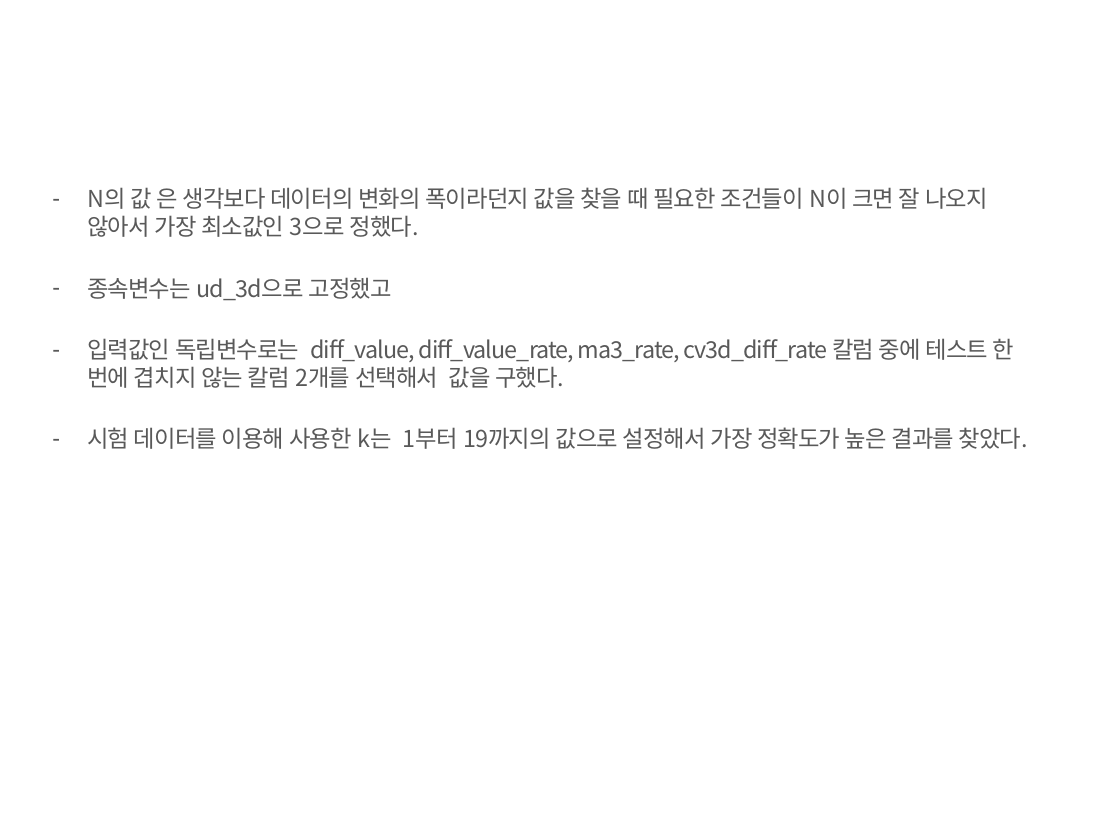
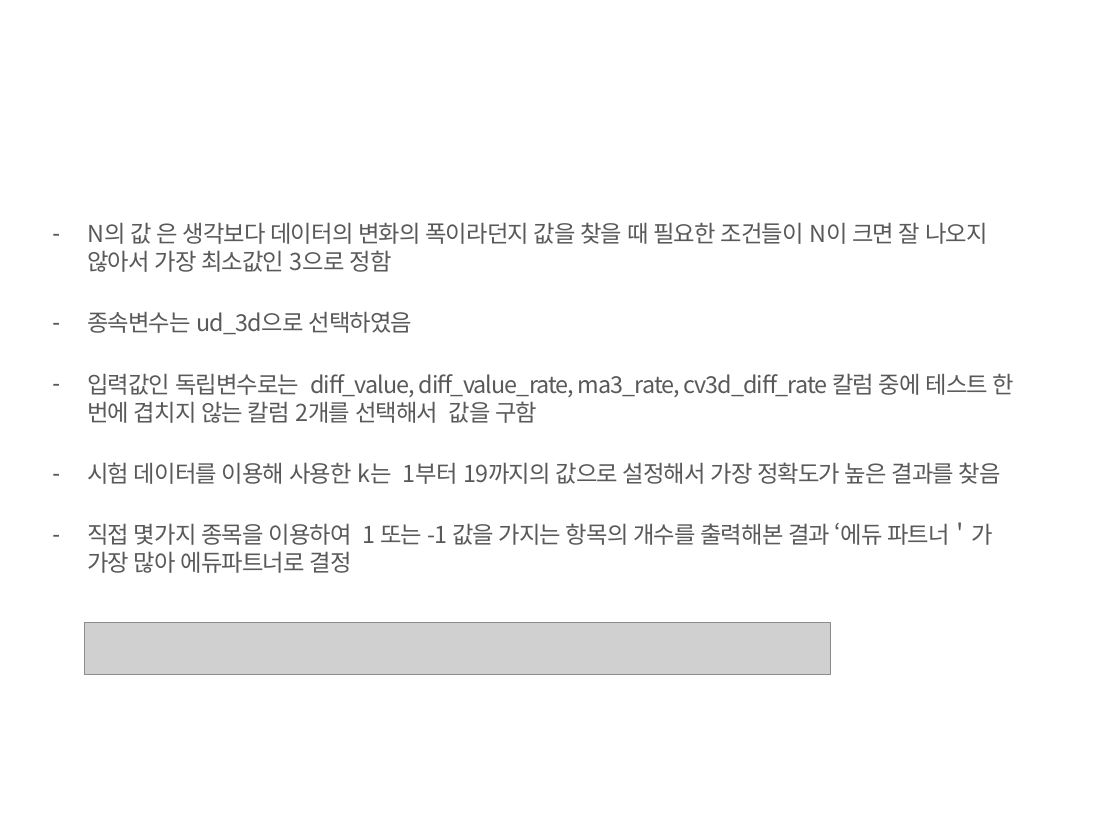
Before and after one commit to leeyunbo/stock_data_knn, a slide deck: slide 5 of practices/빅데이터 팀프로젝트.pptx (slide 4 before the commit). Drawn at 1120x840 pixels with LibreOffice and Linux fonts; fonts in the diff are those of the drawing; grey boxes stand for pictures; background and template pictures are left out. Boxes give left, top, right and bottom in pixels: in the first picture for what was removed or moved away, otherwise in the second. Text is boxed around its words. In the diff, an @@ line names an element or a change of style, - is before the commit and + after.

```diff
--- a/practices/빅데이터 팀프로젝트.pptx
+++ b/practices/빅데이터 팀프로젝트.pptx
@@ text at (x1=87, y1=222, x2=1014, y2=573): text changed @@
-– N의 값 은 생각보다 데이터의 변화의 폭이라던지 값을 찾을 때 필요한 조건들이 N이 크면 잘 나오지 않아서 가장 최소값인 3으로 정했다.
-– 종속변수는 ud_3d으로 고정했고
-– 입력값인 독립변수로는 diff_value, diff_value_rate, ma3_rate, cv3d_diff_rate 칼럼 중에 테스트 한 번에 겹치지 않는 칼럼 2개를 선택해서 값을 구했다.
-– 시험 데이터를 이용해 사용한 k는 1부터 19까지의 값으로 설정해서 가장 정확도가 높은 결과를 찾았다.
+– N의 값 은 생각보다 데이터의 변화의 폭이라던지 값을 찾을 때 필요한 조건들이 N이 크면 잘 나오지 않아서 가장 최소값인 3으로 정함
+– 종속변수는 ud_3d으로 선택하였음
+– 입력값인 독립변수로는 diff_value, diff_value_rate, ma3_rate, cv3d_diff_rate 칼럼 중에 테스트 한 번에 겹치지 않는 칼럼 2개를 선택해서 값을 구함
+– 시험 데이터를 이용해 사용한 k는 1부터 19까지의 값으로 설정해서 가장 정확도가 높은 결과를 찾음
+– 직접 몇가지 종목을 이용하여 1 또는 -1 값을 가지는 항목의 개수를 출력해본 결과 ‘에듀 파트너＇가 가장 많아 에듀파트너로 결정
@@ picture added at (x1=84, y1=623, x2=830, y2=674) @@
```
Also in this commit, not shown: 10 other slides changed, 1 slide added, 55 other files.
